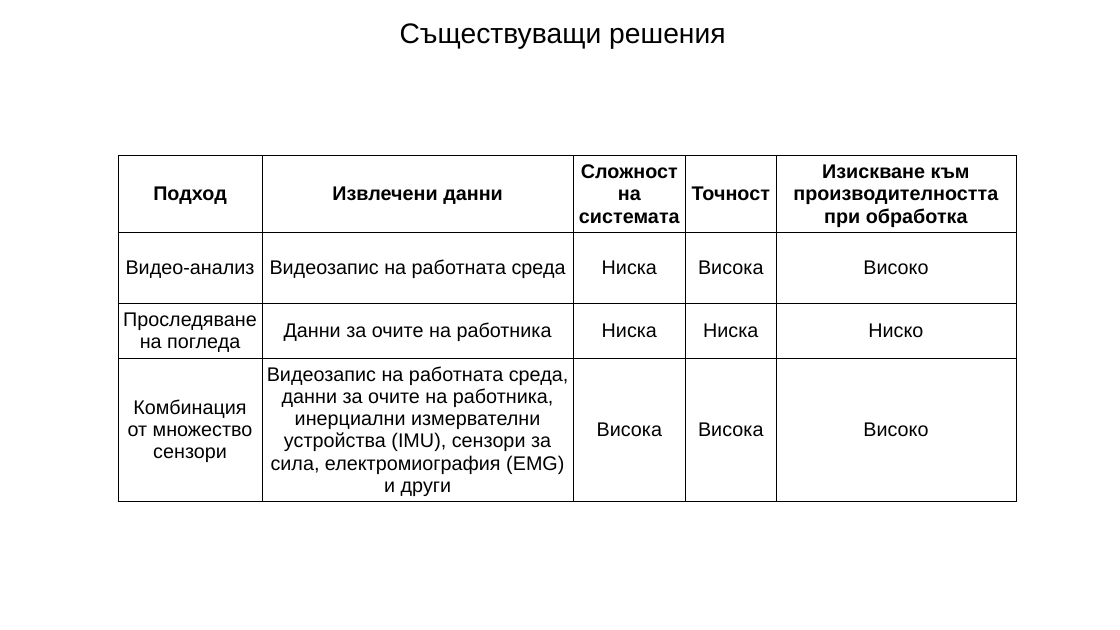
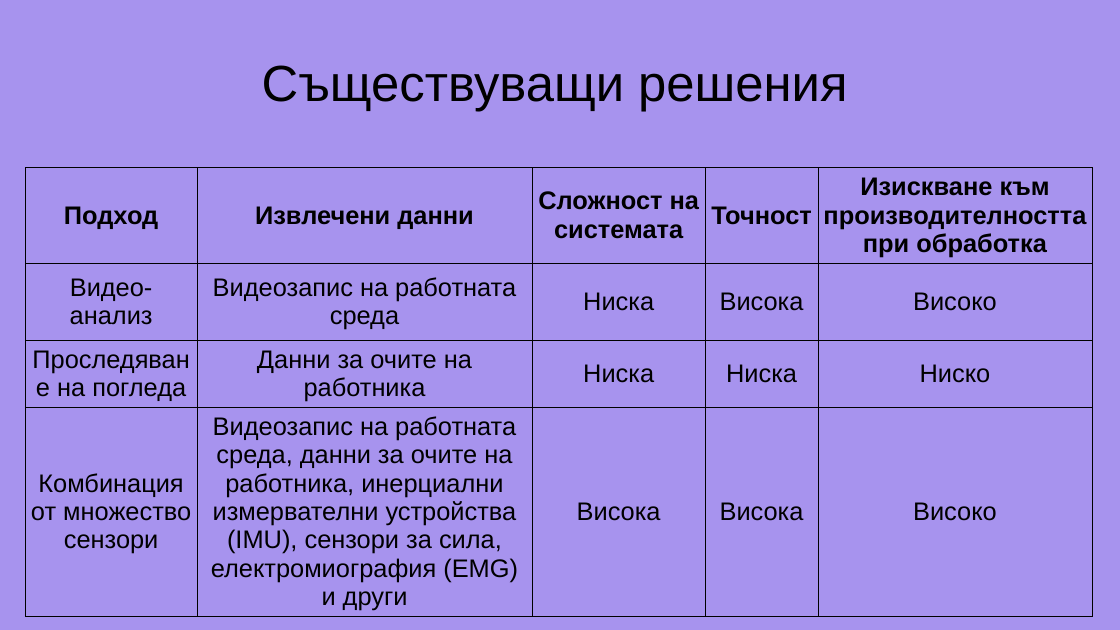
Before and after one commit to GeorgeChaparov/University-Theses, a slide deck: slide 3 of Presentation.odp. Drawn at 1120x630 pixels with LibreOffice and Linux fonts; fonts in the diff are those of the drawing. Boxes give left, top, right and bottom in pixels: in the first picture for what was removed or moved away, otherwise in the second. Text is boxed around its words. In the diff, an @@ line names an element or a change of style, - is before the commit and + after.

```diff
--- a/Presentation.odp
+++ b/Presentation.odp
@@ background #FFFFFF to #A793EE @@
@@ text "Съществуващи решения" moved from (x1=400, y1=23, x2=725, y2=49) to (x1=262, y1=65, x2=847, y2=112) @@
@@ text "Съществуващи решения" at (x1=262, y1=65, x2=847, y2=112): size 20 to 36 pt @@
@@ table at (x1=25, y1=168, x2=1093, y2=615) @@
@@ size 14 to 18 pt @@
@@ table resized from (x1=118, y1=155, x2=1016, y2=500) to (x1=25, y1=168, x2=1093, y2=615) @@
```
Also in this commit, not shown: 2 other slides changed, 19 slides added, 12 slides removed, 3 other files.
